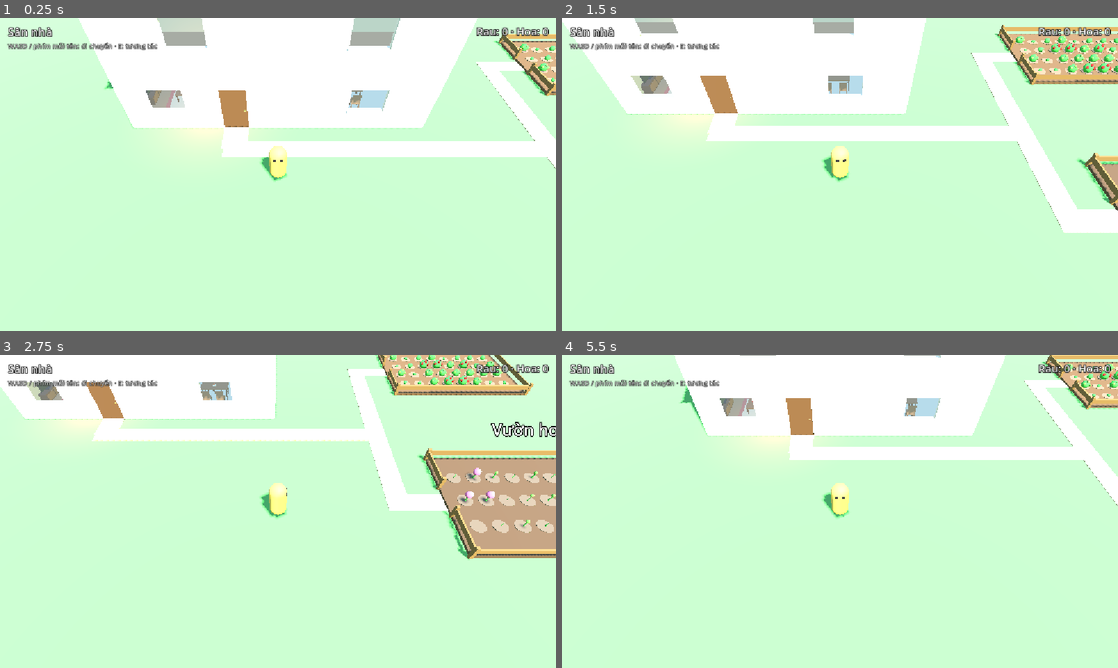
Above: before the commit, frames 1-4 (two rows, left to right).
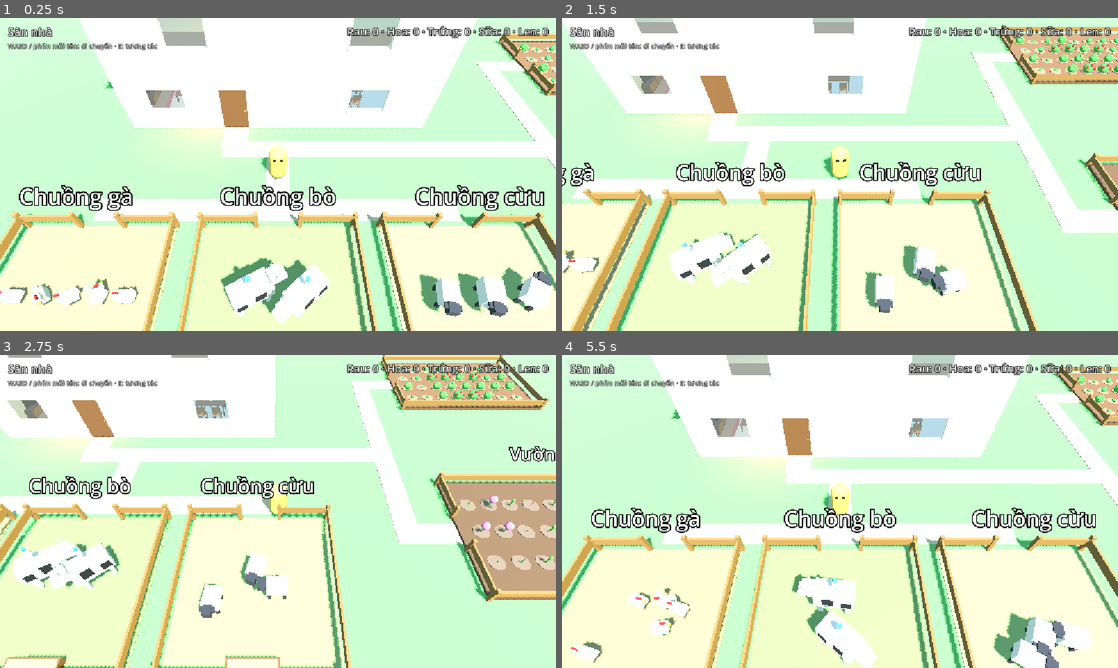
Above: after the commit, the same moments.

Repository: NguyenvantuanT/game-test
Game: Godot game, scene res://scenes/world.tscn
Same seed, same stepped clock (60 frames per second), same inputs: the game is played once before the commit and once after it.
Inputs:
- Up to frame 1 (0.25 s): no input
- Up to frame 2 (1.5 s): hold D (move_right) 0.53-1.28 s; hold E (interact) 0.53-1.28 s; hold S (move_down) from 1.28 s (still down); tap E (interact) at 1.35 s
- Up to frame 3 (2.75 s): release S (move_down) at 2.03 s; hold D (move_right) from 2.03 s (still down); hold E (interact) from 2.03 s (still down)
- Up to frame 4 (5.5 s): release D (move_right) at 2.78 s; release E (interact) at 2.78 s; hold W (move_up) 2.78-3.53 s; tap E (interact) at 2.85, 4.35 s; hold E (interact) 3.53-4.28 s; hold A (move_left) 3.53-5.03 s; hold S (move_down) from 5.03 s (still down); hold E (interact) from 5.03 s (still down)

The runs differ from the first frame. In frame 1, 40% of the frame differs, in the area x 0-100%, y 2-100%; in frame 2, 37%; in frame 3, 53%; in frame 4, 55%, in the area x 0-100%, y 0-100%.

Commit message:
feat: khu chăn nuôi — chuồng gà, bò, cừu; cho ăn và thu sản phẩm
- Fence: rào dùng chung cho vườn và chuồng (cổng ở một cạnh)
- Pen: NamedArea @tool sinh nền, rào, máng ăn, biển tên và con vật
- Animal: đi lang thang trong chuồng; đói → cho ăn → trứng / sữa / len
- NamedArea.collected; World đếm theo tên vật phẩm, HUD 5 mục

Co-Authored-By: Claude Opus 5.5 <noreply@anthropic.com>

Diff:
--- /dev/null
+++ b/scenes/pen.tscn
@@ -0,0 +1,9 @@
+[gd_scene load_steps=2 format=3]
+
+[ext_resource type="Script" path="res://scripts/pen.gd" id="1_pen"]
+
+[node name="Pen" type="Area3D"]
+collision_layer = 0
+collision_mask = 2
+monitorable = false
+script = ExtResource("1_pen")
--- a/scenes/world.tscn
+++ b/scenes/world.tscn
@@ -1,9 +1,10 @@
-[gd_scene load_steps=15 format=3]
+[gd_scene load_steps=16 format=3]
 
 [ext_resource type="Script" path="res://scripts/world.gd" id="1_world"]
 [ext_resource type="PackedScene" path="res://scenes/house.tscn" id="2_house"]
 [ext_resource type="PackedScene" path="res://scenes/garden.tscn" id="3_garden"]
 [ext_resource type="PackedScene" path="res://scenes/player.tscn" id="4_player"]
+[ext_resource type="PackedScene" path="res://scenes/pen.tscn" id="5_pen"]
 
 [sub_resource type="ProceduralSkyMaterial" id="SkyMat"]
 sky_top_color = Color(0.38, 0.6, 0.88, 1)
@@ -85,6 +86,14 @@
 transform = Transform3D(1.5, 0, 0, 0, 1, 0, 0, 0, 1, 24.25, 0.01, 18.25)
 mesh = SubResource("BoxMesh_path")
 
+[node name="ToFarm" type="MeshInstance3D" parent="Paths"]
+transform = Transform3D(1, 0, 0, 0, 1, 0, 0, 0, 2.25, 10.5, 0.01, 15.125)
+mesh = SubResource("BoxMesh_path")
+
+[node name="FarmLane" type="MeshInstance3D" parent="Paths"]
+transform = Transform3D(14, 0, 0, 0, 1, 0, 0, 0, 1, 10.5, 0.01, 16.75)
+mesh = SubResource("BoxMesh_path")
+
 [node name="House" parent="." instance=ExtResource("2_house")]
 position = Vector3(10.5, 0, 7)
 
@@ -101,6 +110,26 @@
 plant_color = Color(0.92, 0.42, 0.62, 1)
 plant_kind = 1
 row_count = 3
+
+[node name="Farm" type="Node3D" parent="."]
+
+[node name="ChickenPen" parent="Farm" instance=ExtResource("5_pen")]
+position = Vector3(4, 0, 20.5)
+display_name = "Chuồng gà"
+animal_count = 5
+
+[node name="CowPen" parent="Farm" instance=ExtResource("5_pen")]
+position = Vector3(10.5, 0, 20.5)
+display_name = "Chuồng bò"
+animal_kind = 1
+animal_count = 2
+floor_color = Color(0.5, 0.58, 0.3, 1)
+
+[node name="SheepPen" parent="Farm" instance=ExtResource("5_pen")]
+position = Vector3(17, 0, 20.5)
+display_name = "Chuồng cừu"
+animal_kind = 2
+floor_color = Color(0.55, 0.62, 0.33, 1)
 
 [node name="Player" parent="." instance=ExtResource("4_player")]
 position = Vector3(10.5, 0, 15)
@@ -150,12 +179,12 @@
 theme_override_font_sizes/font_size = 22
 horizontal_alignment = 1
 
-[node name="HarvestLabel" type="Label" parent="HUD"]
+[node name="CountLabel" type="Label" parent="HUD"]
 unique_name_in_owner = true
 anchors_preset = 1
 anchor_left = 1.0
 anchor_right = 1.0
-offset_left = -316.0
+offset_left = -616.0
 offset_top = 12.0
 offset_right = -16.0
 offset_bottom = 48.0
@@ -164,5 +193,5 @@
 theme_override_colors/font_outline_color = Color(0, 0, 0, 1)
 theme_override_constants/outline_size = 6
 theme_override_font_sizes/font_size = 22
-text = "Rau: 0 · Hoa: 0"
+text = "Rau: 0 · Hoa: 0 · Trứng: 0 · Sữa: 0 · Len: 0"
 horizontal_alignment = 2
--- /dev/null
+++ b/scripts/animal.gd
@@ -0,0 +1,245 @@
+@tool
+class_name Animal
+extends CharacterBody3D
+## Con vật trong chuồng: đi lang thang trong `bounds` rồi nghỉ; đói thì bấm E cho ăn, chờ
+## PRODUCE_TIME giây thì có sản phẩm (trứng / sữa / len) nổi trên đầu, bấm E thu rồi lại đói.
+## Gốc = chân con vật trên mặt đất, mặt trước hướng +Z. Pen tạo qua `setup()`.
+
+signal collected(item: String)
+
+enum Kind { CHICKEN, COW, SHEEP }
+enum State { HUNGRY, PRODUCING, READY }
+
+## Các mảng dưới đánh chỉ số theo Kind.
+const ITEM_NAMES: Array[String] = ["Trứng", "Sữa", "Len"]
+const COLLECT_PROMPTS: Array[String] = ["Nhặt trứng", "Vắt sữa", "Cắt lông"]
+const PRODUCE_TIME: Array[float] = [30.0, 60.0, 45.0]
+const SPEED: Array[float] = [1.1, 0.6, 0.8]
+## Hộp va chạm (rộng X, cao Y, dài Z).
+const BODY_SIZE: Array[Vector3] = [
+	Vector3(0.36, 0.62, 0.46), Vector3(0.75, 1.3, 1.6), Vector3(0.62, 0.85, 0.95)
+]
+const FEED_PROMPT: String = "Cho ăn"
+const LAYER: int = 1  ## world: Player bị con vật chặn.
+const MASK: int = 1 | 2  ## rào, con khác, Player.
+const ARRIVE_DISTANCE: float = 0.15
+const STUCK_TIME: float = 4.0
+const REST_TIME: Vector2 = Vector2(1.0, 3.5)
+const EAT_TIME: float = 2.0  ## Đứng yên ăn sau khi được cho ăn.
+const TURN_SPEED: float = 8.0
+const SPIN_SPEED: float = 1.5  ## Sản phẩm trên đầu xoay chậm cho dễ thấy.
+const WOOL_SCALE: Vector2 = Vector2(0.82, 1.15)  ## Lông cừu: vừa cắt → đầy.
+const WHITE: Color = Color(0.95, 0.94, 0.9)
+const BLACK: Color = Color(0.12, 0.12, 0.12)
+const PINK: Color = Color(0.93, 0.66, 0.66)
+const ORANGE: Color = Color(0.95, 0.6, 0.15)
+const RED: Color = Color(0.85, 0.15, 0.12)
+const WOOL: Color = Color(0.92, 0.9, 0.84)
+const DARK: Color = Color(0.22, 0.2, 0.2)
+const EGG: Color = Color(0.96, 0.9, 0.76)
+const BLUE: Color = Color(0.25, 0.45, 0.85)
+
+var kind: Kind = Kind.CHICKEN
+var state: State = State.HUNGRY
+var produce_left: float = 0.0
+## Vùng được đi (toạ độ local của node cha, x → X, y → Z).
+var bounds: Rect2 = Rect2()
+
+var _rng: RandomNumberGenerator = RandomNumberGenerator.new()
+var _target: Vector3 = Vector3.ZERO
+var _rest_left: float = 0.0
+var _walk_time: float = 0.0
+var _model: Node3D = null
+var _wool: Node3D = null
+var _product: Node3D = null
+var _interactable: Interactable = null
+
+
+func _ready() -> void:
+	var running := not Engine.is_editor_hint()
+	set_process(running)
+	set_physics_process(running)
+
+
+## Dựng hình + chọn trạng thái ban đầu ngẫu nhiên (theo `seed_value`, lặp lại được).
+func setup(animal_kind: Kind, walk_bounds: Rect2, seed_value: int) -> void:
+	kind = animal_kind
+	bounds = walk_bounds
+	_rng.seed = seed_value
+	collision_layer = LAYER
+	collision_mask = MASK
+	motion_mode = CharacterBody3D.MOTION_MODE_FLOATING
+	var body := BODY_SIZE[kind]
+	MeshKit.collider(self, body, Vector3(0.0, body.y / 2.0 + 0.05, 0.0))
+	_model = Node3D.new()
+	_model.name = "Model"
+	add_child(_model)
+	_product = Node3D.new()
+	_product.name = "Product"
+	_product.position.y = body.y + 0.35
+	add_child(_product)
+	match kind:
+		Kind.CHICKEN:
+			_build_chicken()
+		Kind.COW:
+			_build_cow()
+		Kind.SHEEP:
+			_build_sheep()
+	var roll := _rng.randf()
+	if roll < 0.35:
+		state = State.HUNGRY
+	elif roll < 0.7:
+		state = State.PRODUCING
+		produce_left = _rng.randf_range(0.2, 1.0) * PRODUCE_TIME[kind]
+	else:
+		state = State.READY
+	rotation.y = _rng.randf() * TAU
+	_rest_left = _rng.randf_range(0.0, REST_TIME.y)
+	_pick_target()
+	if not Engine.is_editor_hint():
+		var reach := body + Vector3(0.4, 0.2, 0.4)
+		_interactable = Interactable.create(self, reach, Vector3(0.0, reach.y / 2.0, 0.0), "")
+		_interactable.interacted.connect(interact)
+	_refresh()
+
+
+func _process(delta: float) -> void:
+	advance(delta)
+	_product.rotate_y(SPIN_SPEED * delta)
+
+
+func _physics_process(delta: float) -> void:
+	velocity = Vector3.ZERO
+	if _rest_left > 0.0:
+		_rest_left -= delta
+		return
+	var to_target := _target - position
+	to_target.y = 0.0
+	if to_target.length() < ARRIVE_DISTANCE or _walk_time > STUCK_TIME:
+		_rest_left = _rng.randf_range(REST_TIME.x, REST_TIME.y)
+		_pick_target()
+		return
+	_walk_time += delta
+	var direction := to_target.normalized()
+	velocity = direction * SPEED[kind]
+	move_and_slide()
+	# Kẹp trong chuồng: bị đẩy / xoay cũng không lọt ra cổng.
+	position = Vector3(
+		clampf(position.x, bounds.position.x, bounds.end.x),
+		0.0,
+		clampf(position.z, bounds.position.y, bounds.end.y)
+	)
+	rotation.y = lerp_angle(rotation.y, atan2(direction.x, direction.z), TURN_SPEED * delta)
+
+
+## Cho thời gian sản xuất trôi `delta` giây. Tách khỏi `_process` để test tua nhanh được.
+func advance(delta: float) -> void:
+	if state == State.PRODUCING:
+		produce_left = maxf(0.0, produce_left - delta)
+		if produce_left == 0.0:
+			state = State.READY
+	_refresh()
+
+
+## Việc bấm E sẽ làm; "" = đang chờ, chưa có gì để làm.
+func action_prompt() -> String:
+	match state:
+		State.HUNGRY:
+			return FEED_PROMPT
+		State.READY:
+			return COLLECT_PROMPTS[kind]
+	return ""
+
+
+func interact() -> void:
+	match state:
+		State.HUNGRY:
+			feed()
+		State.READY:
+			collect()
+
+
+func feed() -> void:
+	if state != State.HUNGRY:
+		return
+	state = State.PRODUCING
+	produce_left = PRODUCE_TIME[kind]
+	_rest_left = maxf(_rest_left, EAT_TIME)
+	_refresh()
+
+
+func collect() -> void:
+	if state != State.READY:
+		return
+	state = State.HUNGRY
+	_refresh()
+	collected.emit(ITEM_NAMES[kind])
+
+
+func _pick_target() -> void:
+	_walk_time = 0.0
+	_target = Vector3(
+		_rng.randf_range(bounds.position.x, bounds.end.x),
+		0.0,
+		_rng.randf_range(bounds.position.y, bounds.end.y)
+	)
+
+
+func _refresh() -> void:
+	if _model == null:
+		return
+	_product.visible = state == State.READY
+	if _wool != null:
+		var full := 1.0
+		if state == State.HUNGRY:
+			full = 0.0
+		elif state == State.PRODUCING:
+			full = 1.0 - produce_left / PRODUCE_TIME[kind]
+		_wool.scale = Vector3.ONE * lerpf(WOOL_SCALE.x, WOOL_SCALE.y, full)
+	if _interactable != null:
+		_interactable.prompt = action_prompt()
+
+
+func _build_chicken() -> void:
+	MeshKit.box(_model, Vector3(0.34, 0.3, 0.42), Vector3(0.0, 0.32, 0.0), WHITE)
+	MeshKit.box(_model, Vector3(0.12, 0.16, 0.12), Vector3(0.0, 0.42, -0.24), WHITE)  # đuôi
+	MeshKit.box(_model, Vector3(0.2, 0.2, 0.2), Vector3(0.0, 0.52, 0.2), WHITE)
+	MeshKit.box(_model, Vector3(0.05, 0.08, 0.14), Vector3(0.0, 0.66, 0.2), RED)  # mào
+	MeshKit.box(_model, Vector3(0.07, 0.06, 0.09), Vector3(0.0, 0.5, 0.34), ORANGE)  # mỏ
+	for side: float in [-1.0, 1.0]:
+		MeshKit.cylinder(_model, 0.025, 0.18, Vector3(side * 0.08, 0.09, 0.0), ORANGE)
+	var egg := MeshKit.sphere(_product, 0.1, Vector3.ZERO, EGG)
+	egg.scale = Vector3(1.0, 1.3, 1.0)
+
+
+func _build_cow() -> void:
+	MeshKit.box(_model, Vector3(0.7, 0.62, 1.3), Vector3(0.0, 0.85, 0.0), WHITE)
+	MeshKit.box(_model, Vector3(0.72, 0.4, 0.35), Vector3(0.0, 0.92, 0.2), BLACK)  # đốm
+	MeshKit.box(_model, Vector3(0.72, 0.3, 0.3), Vector3(0.0, 0.8, -0.4), BLACK)
+	MeshKit.box(_model, Vector3(0.42, 0.42, 0.45), Vector3(0.0, 1.1, 0.82), WHITE)
+	MeshKit.box(_model, Vector3(0.4, 0.2, 0.14), Vector3(0.0, 0.98, 1.1), PINK)  # mõm
+	MeshKit.box(_model, Vector3(0.3, 0.14, 0.3), Vector3(0.0, 0.48, -0.3), PINK)  # bầu sữa
+	for side: float in [-1.0, 1.0]:
+		MeshKit.box(_model, Vector3(0.06, 0.16, 0.06), Vector3(side * 0.18, 1.38, 0.82), WHITE)
+		for end: float in [-1.0, 1.0]:
+			MeshKit.box(
+				_model, Vector3(0.15, 0.55, 0.15), Vector3(side * 0.25, 0.275, end * 0.45), WHITE
+			)
+	MeshKit.cylinder(_product, 0.09, 0.26, Vector3.ZERO, WHITE)
+	MeshKit.cylinder(_product, 0.06, 0.06, Vector3(0.0, 0.16, 0.0), BLUE)
+
+
+func _build_sheep() -> void:
+	_wool = Node3D.new()
+	_wool.name = "Wool"
+	_wool.position.y = 0.6
+	_model.add_child(_wool)
+	MeshKit.box(_wool, Vector3(0.6, 0.5, 0.8), Vector3.ZERO, WOOL)
+	MeshKit.box(_model, Vector3(0.28, 0.3, 0.3), Vector3(0.0, 0.72, 0.5), DARK)
+	for side: float in [-1.0, 1.0]:
+		MeshKit.box(_model, Vector3(0.1, 0.06, 0.16), Vector3(side * 0.19, 0.78, 0.46), DARK)
+		for end: float in [-1.0, 1.0]:
+			MeshKit.box(_model, Vector3(0.1, 0.4, 0.1), Vector3(side * 0.18, 0.2, end * 0.26), DARK)
+	MeshKit.sphere(_product, 0.14, Vector3.ZERO, WOOL)
+	MeshKit.sphere(_product, 0.1, Vector3(0.14, -0.03, 0.0), WOOL)
+	MeshKit.sphere(_product, 0.1, Vector3(-0.14, -0.03, 0.0), WOOL)
--- /dev/null
+++ b/scripts/fence.gd
@@ -0,0 +1,58 @@
+class_name Fence
+extends RefCounted
+## Rào gỗ chữ nhật quanh gốc (0, 0) của node cha, chừa cổng ở giữa một cạnh.
+## Có collision (layer world) để Player và con vật chỉ qua được cổng. Dùng cho vườn và chuồng.
+
+const THICKNESS: float = 0.08
+const POST_SIZE: float = 0.14
+const GATE_WIDTH: float = 1.6
+const WORLD_LAYER: int = 1
+const COLOR: Color = Color(0.55, 0.38, 0.2)
+
+
+## `gate_side`: hướng ra ngoài của cạnh có cổng (Vector3.LEFT, Vector3.FORWARD, ...).
+static func build(parent: Node3D, size: Vector2, gate_side: Vector3, height: float) -> StaticBody3D:
+	var body := StaticBody3D.new()
+	body.name = "Fence"
+	body.collision_layer = WORLD_LAYER
+	body.collision_mask = 0
+	parent.add_child(body)
+	var half := Vector3(size.x, 0.0, size.y) / 2.0
+	# [điểm đầu, vector dọc cạnh, hướng ra ngoài]
+	var edges: Array[Array] = [
+		[Vector3(-half.x, 0.0, -half.z), Vector3(size.x, 0.0, 0.0), Vector3.FORWARD],
+		[Vector3(-half.x, 0.0, half.z), Vector3(size.x, 0.0, 0.0), Vector3.BACK],
+		[Vector3(-half.x, 0.0, -half.z), Vector3(0.0, 0.0, size.y), Vector3.LEFT],
+		[Vector3(half.x, 0.0, -half.z), Vector3(0.0, 0.0, size.y), Vector3.RIGHT],
+	]
+	for edge: Array in edges:
+		var start: Vector3 = edge[0]
+		var span: Vector3 = edge[1]
+		if edge[2] != gate_side:
+			_segment(parent, body, start, span, height)
+			continue
+		var part := span * (1.0 - GATE_WIDTH / span.length()) / 2.0
+		_segment(parent, body, start, part, height)
+		_segment(parent, body, start + span - part, part, height)
+	return body
+
+
+static func _segment(
+	parent: Node3D, body: StaticBody3D, start: Vector3, span: Vector3, height: float
+) -> void:
+	var extent := Vector3(maxf(span.x, THICKNESS), height, maxf(span.z, THICKNESS))
+	var center := start + span / 2.0 + Vector3(0.0, height / 2.0, 0.0)
+	MeshKit.box(
+		parent,
+		Vector3(extent.x, height * 0.35, extent.z),
+		center + Vector3(0.0, height * 0.15, 0.0),
+		COLOR
+	)
+	MeshKit.collider(body, extent, center)
+	for end: Vector3 in [start, start + span]:
+		MeshKit.box(
+			parent,
+			Vector3(POST_SIZE, height, POST_SIZE),
+			end + Vector3(0.0, height / 2.0, 0.0),
+			COLOR
+		)
--- a/scripts/garden.gd
+++ b/scripts/garden.gd
@@ -1,24 +1,20 @@
 @tool
 class_name Garden
 extends NamedArea
-## Một khu vườn 3D: luống đất, hàng rào có cổng phía -X, các hàng cây (`Crop`), biển tên.
+## Một khu vườn 3D: luống đất, `Fence` có cổng phía -X, các hàng cây (`Crop`), biển tên.
 ## Gốc toạ độ = tâm luống trên mặt đất. Hình và collision sinh trong code theo export.
 ## Cây bắt đầu ở giai đoạn ngẫu nhiên (seed theo tên vườn → lần chạy nào cũng giống nhau).
 
-signal crop_harvested(kind: PlantKind)
+enum PlantKind { VEGETABLE, FLOWER }
 
-enum PlantKind { VEGETABLE, FLOWER }
+## Tên vật phẩm theo PlantKind (World đếm lên HUD).
+const ITEM_NAMES: Array[String] = ["Rau", "Hoa"]
 
 const SOIL_HEIGHT: float = 0.12
 const FENCE_HEIGHT: float = 0.7
-const FENCE_THICKNESS: float = 0.08
-const POST_SIZE: float = 0.14
-const GATE_WIDTH: float = 1.6
 const PLANT_SPACING: float = 0.9
 const EDGE_MARGIN: float = 0.6
 const TRIGGER_HEIGHT: float = 2.0
-const FENCE_COLOR: Color = Color(0.55, 0.38, 0.2)
-const WORLD_LAYER: int = 1
 
 @export var size: Vector2 = Vector2(8.0, 5.5):
 	set(value):
@@ -76,47 +72,9 @@
 		Vector3(0.0, SOIL_HEIGHT / 2.0, 0.0),
 		soil_color
 	)
-	_build_fence()
+	Fence.build(_generated, size, Vector3.LEFT, FENCE_HEIGHT)
 	_build_plants()
 	_build_sign()
-
-
-## Rào 4 cạnh, cạnh -X chừa cổng ở giữa. Có collision (layer world) để chỉ vào được qua cổng.
-func _build_fence() -> void:
-	var body := StaticBody3D.new()
-	body.collision_layer = WORLD_LAYER
-	body.collision_mask = 0
-	_generated.add_child(body)
-	var half := size / 2.0
-	var side_len := (size.y - GATE_WIDTH) / 2.0
-	var segments: Array[AABB] = [
-		AABB(Vector3(-half.x, 0.0, -half.y), Vector3(size.x, 0.0, 0.0)),  # sau
-		AABB(Vector3(-half.x, 0.0, half.y), Vector3(size.x, 0.0, 0.0)),  # trước
-		AABB(Vector3(half.x, 0.0, -half.y), Vector3(0.0, 0.0, size.y)),  # phải
-		AABB(Vector3(-half.x, 0.0, -half.y), Vector3(0.0, 0.0, side_len)),  # trái, trên cổng
-		AABB(Vector3(-half.x, 0.0, GATE_WIDTH / 2.0), Vector3(0.0, 0.0, side_len)),  # trái, dưới
-	]
-	for segment: AABB in segments:
-		var extent := Vector3(
-			maxf(segment.size.x, FENCE_THICKNESS),
-			FENCE_HEIGHT,
-			maxf(segment.size.z, FENCE_THICKNESS)
-		)
-		var center := segment.position + segment.size / 2.0 + Vector3(0.0, FENCE_HEIGHT / 2.0, 0.0)
-		MeshKit.box(
-			_generated,
-			Vector3(extent.x, FENCE_HEIGHT * 0.35, extent.z),
-			center + Vector3(0.0, FENCE_HEIGHT * 0.15, 0.0),
-			FENCE_COLOR
-		)
-		MeshKit.collider(body, extent, center)
-		for end: Vector3 in [segment.position, segment.position + segment.size]:
-			MeshKit.box(
-				_generated,
-				Vector3(POST_SIZE, FENCE_HEIGHT, POST_SIZE),
-				end + Vector3(0.0, FENCE_HEIGHT / 2.0, 0.0),
-				FENCE_COLOR
-			)
 
 
 ## Các cây đang có (bản sao — smoke test dùng để duyệt từng cây).
@@ -146,7 +104,7 @@
 
 
 func _on_crop_harvested() -> void:
-	crop_harvested.emit(plant_kind)
+	collected.emit(ITEM_NAMES[plant_kind])
 
 
 func _build_sign() -> void:
--- a/scripts/named_area.gd
+++ b/scripts/named_area.gd
@@ -7,6 +7,8 @@
 
 signal player_entered(area: NamedArea)
 signal player_exited(area: NamedArea)
+## Player thu được một vật phẩm trong vùng (vườn, chuồng); World đếm lên HUD.
+signal collected(item: String)
 
 const GROUP: StringName = &"named_areas"
 const PLAYER_LAYER: int = 2
--- /dev/null
+++ b/scripts/pen.gd
@@ -0,0 +1,132 @@
+@tool
+class_name Pen
+extends NamedArea
+## Chuồng nuôi: nền đất, `Fence` có cổng phía -Z, máng ăn sát rào +Z, biển tên trên cổng
+## và `animal_count` con `Animal` cùng loài. Gốc = tâm chuồng trên mặt đất.
+## Hình sinh trong code theo export; con vật bắt đầu ở trạng thái ngẫu nhiên (seed theo tên).
+
+const FENCE_HEIGHT: float = 0.9
+const FLOOR_HEIGHT: float = 0.03
+const TRIGGER_HEIGHT: float = 2.5
+const WALL_MARGIN: float = 0.3  ## Khoảng con vật cách rào.
+const TROUGH_SIZE: Vector3 = Vector3(1.6, 0.3, 0.4)
+const TROUGH_COLOR: Color = Color(0.45, 0.3, 0.16)
+const HAY_COLOR: Color = Color(0.9, 0.78, 0.35)
+
+@export var size: Vector2 = Vector2(5.5, 6.0):
+	set(value):
+		size = value
+		_rebuild()
+@export var animal_kind: Animal.Kind = Animal.Kind.CHICKEN:
+	set(value):
+		animal_kind = value
+		_rebuild()
+@export_range(1, 8) var animal_count: int = 3:
+	set(value):
+		animal_count = value
+		_rebuild()
+@export var floor_color: Color = Color(0.62, 0.52, 0.32):
+	set(value):
+		floor_color = value
+		_rebuild()
+
+var _generated: Node3D = null
+## Shape của Area3D phải là con trực tiếp, nên tách khỏi `_generated`.
+var _trigger: CollisionShape3D = null
+var _animals: Array[Animal] = []
+
+
+func _ready() -> void:
+	super()
+	_rebuild()
+
+
+func _on_display_name_changed() -> void:
+	_rebuild()
+
+
+## Các con vật đang có (bản sao — smoke test dùng để duyệt từng con).
+func animals() -> Array[Animal]:
+	return _animals.duplicate()
+
+
+## Xoá và dựng lại toàn bộ phần sinh tự động (không lưu vào .tscn vì không có owner).
+func _rebuild() -> void:
+	if not is_node_ready():
+		return
+	if _generated != null:
+		_generated.free()
+	if _trigger != null:
+		_trigger.free()
+	_generated = Node3D.new()
+	_generated.name = "Generated"
+	add_child(_generated)
+	_trigger = MeshKit.collider(
+		self, Vector3(size.x, TRIGGER_HEIGHT, size.y), Vector3(0.0, TRIGGER_HEIGHT / 2.0, 0.0)
+	)
+	MeshKit.box(
+		_generated,
+		Vector3(size.x, FLOOR_HEIGHT, size.y),
+		Vector3(0.0, FLOOR_HEIGHT / 2.0, 0.0),
+		floor_color
+	)
+	Fence.build(_generated, size, Vector3.FORWARD, FENCE_HEIGHT)
+	_build_trough()
+	_build_animals()
+	_build_sign()
+
+
+func _build_trough() -> void:
+	var body := StaticBody3D.new()
+	body.name = "Trough"
+	body.collision_layer = Fence.WORLD_LAYER
+	body.collision_mask = 0
+	body.position = Vector3(0.0, 0.0, size.y / 2.0 - TROUGH_SIZE.z)
+	_generated.add_child(body)
+	var center := Vector3(0.0, TROUGH_SIZE.y / 2.0, 0.0)
+	MeshKit.box(body, TROUGH_SIZE, center, TROUGH_COLOR)
+	MeshKit.box(
+		body,
+		Vector3(TROUGH_SIZE.x - 0.1, 0.04, TROUGH_SIZE.z - 0.1),
+		Vector3(0.0, TROUGH_SIZE.y, 0.0),
+		HAY_COLOR
+	)
+	MeshKit.collider(body, TROUGH_SIZE, center)
+
+
+func _build_animals() -> void:
+	_animals.clear()
+	var body := Animal.BODY_SIZE[animal_kind]
+	var reach := maxf(body.x, body.z) / 2.0 + WALL_MARGIN
+	var half := size / 2.0
+	# Chừa chỗ máng ăn ở phía +Z.
+	var bounds := Rect2(
+		-half.x + reach,
+		-half.y + reach,
+		size.x - reach * 2.0,
+		size.y - reach * 2.0 - TROUGH_SIZE.z * 2.0
+	)
+	var base_seed := hash(display_name)
+	for i in animal_count:
+		var animal := Animal.new()
+		animal.name = "Animal_%d" % i
+		# Xếp một hàng ngang giữa chuồng, sau đó tự đi lang thang.
+		var t := (i + 0.5) / animal_count
+		animal.position = Vector3(
+			lerpf(bounds.position.x, bounds.end.x, t), 0.0, bounds.get_center().y
+		)
+		_generated.add_child(animal)
+		animal.setup(animal_kind, bounds, base_seed + i)
+		animal.collected.connect(collected.emit)
+		_animals.append(animal)
+
+
+func _build_sign() -> void:
+	var label := Label3D.new()
+	label.text = display_name
+	label.billboard = BaseMaterial3D.BILLBOARD_ENABLED
+	label.font_size = 72
+	label.outline_size = 16
+	label.pixel_size = 0.01
+	label.position = Vector3(0.0, 2.0, -size.y / 2.0)
+	_generated.add_child(label)
--- a/scripts/world.gd
+++ b/scripts/world.gd
@@ -1,24 +1,22 @@
 extends Node3D
-## Scene chính 3D: bãi cỏ, ngôi nhà (vào được), 2 khu vườn, nhân vật và HUD.
+## Scene chính 3D: bãi cỏ, ngôi nhà (vào được), 2 khu vườn, 3 chuồng nuôi, nhân vật và HUD.
 ## Map nằm trên mặt XZ từ (0, 0) tới MAP_SIZE (mét).
 ## HUD: tên khu vực = NamedArea (phòng, vườn) vào gần nhất; gợi ý `[E] ...` từ Player;
-## góc phải đếm số rau / hoa đã thu hoạch từ các Garden.
+## góc phải đếm vật phẩm thu được (NamedArea.collected từ vườn, chuồng).
 
 const MAP_SIZE: Vector2 = Vector2(40.0, 25.0)
 const OUTSIDE_TEXT: String = "Sân nhà"
 
 ## Các vùng Player đang đứng trong, theo thứ tự vào (vùng chồng nhau ở ngưỡng cửa).
 var _area_stack: Array[NamedArea] = []
-var _harvest_count: Dictionary[Garden.PlantKind, int] = {
-	Garden.PlantKind.VEGETABLE: 0,
-	Garden.PlantKind.FLOWER: 0,
-}
+## Số đã thu theo tên vật phẩm; thứ tự hiện trên HUD = `_item_order()`.
+var _counts: Dictionary[String, int] = {}
 
 @onready var _player: Player = $Player
 @onready var _house: House = $House
 @onready var _area_label: Label = %AreaLabel
 @onready var _prompt_label: Label = %Prompt
-@onready var _harvest_label: Label = %HarvestLabel
+@onready var _count_label: Label = %CountLabel
 
 
 func _ready() -> void:
@@ -27,18 +25,16 @@
 		var area := node as NamedArea
 		area.player_entered.connect(_on_area_entered)
 		area.player_exited.connect(_on_area_exited)
-		var garden := area as Garden
-		if garden != null:
-			garden.crop_harvested.connect(_on_crop_harvested)
+		area.collected.connect(_on_collected)
 	_house.player_inside_changed.connect(_player.set_camera_close)
 	_player.focus_changed.connect(_on_focus_changed)
 	_refresh_area_label()
-	_refresh_harvest_label()
+	_refresh_count_label()
 
 
-## Số đã thu hoạch theo loại (smoke test đọc để kiểm HUD).
-func harvest_count(kind: Garden.PlantKind) -> int:
-	return _harvest_count.get(kind, 0)
+## Số đã thu theo tên vật phẩm, vd "Rau", "Trứng" (smoke test đọc để kiểm HUD).
+func item_count(item: String) -> int:
+	return _counts.get(item, 0)
 
 
 ## Mặt phẳng vô hình quanh mép map để nhân vật không đi ra ngoài.
@@ -76,16 +72,22 @@
 	_area_label.text = OUTSIDE_TEXT if _area_stack.is_empty() else _area_stack[-1].display_name
 
 
-func _on_crop_harvested(kind: Garden.PlantKind) -> void:
-	_harvest_count[kind] = _harvest_count.get(kind, 0) + 1
-	_refresh_harvest_label()
+func _on_collected(item: String) -> void:
+	_counts[item] = item_count(item) + 1
+	_refresh_count_label()
 
 
-func _refresh_harvest_label() -> void:
-	_harvest_label.text = (
-		"Rau: %d · Hoa: %d"
-		% [_harvest_count[Garden.PlantKind.VEGETABLE], _harvest_count[Garden.PlantKind.FLOWER]]
-	)
+func _refresh_count_label() -> void:
+	var parts := PackedStringArray()
+	for item: String in _item_order():
+		parts.append("%s: %d" % [item, item_count(item)])
+	_count_label.text = " · ".join(parts)
+
+
+static func _item_order() -> Array[String]:
+	var items: Array[String] = Garden.ITEM_NAMES.duplicate()
+	items.append_array(Animal.ITEM_NAMES)
+	return items
 
 
 func _on_focus_changed(prompt: String) -> void:
Not shown, added: scripts/animal.gd.uid
Not shown, added: scripts/fence.gd.uid
Not shown, added: scripts/pen.gd.uid
Not shown, changed: ARCHITECTURE.md
Not shown, added: docs/exec-plans/active/2026-11-05-livestock.md
